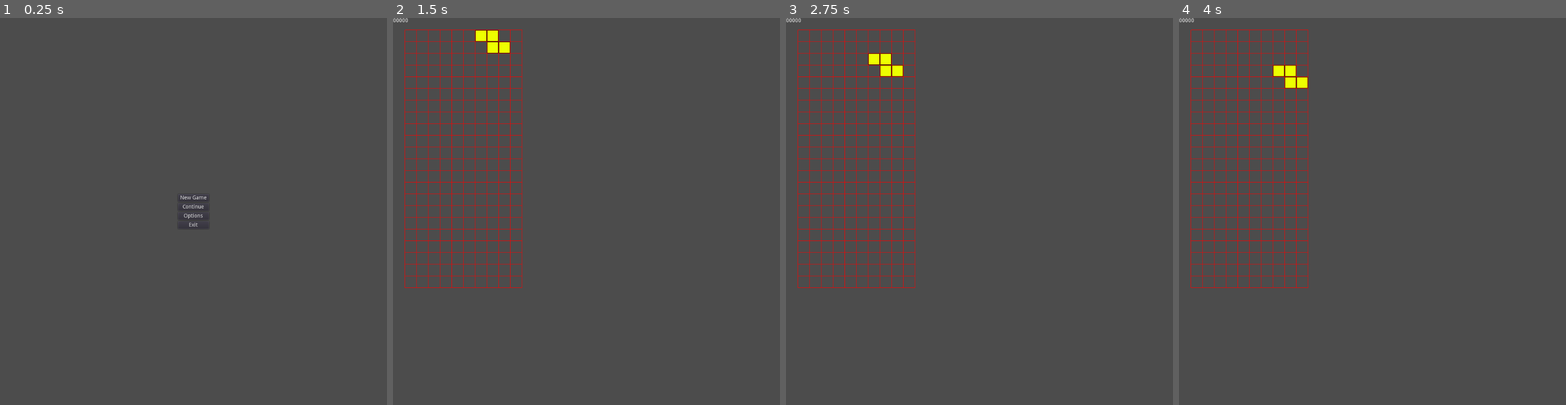
Above: before the commit, frames 1-4 (left to right).
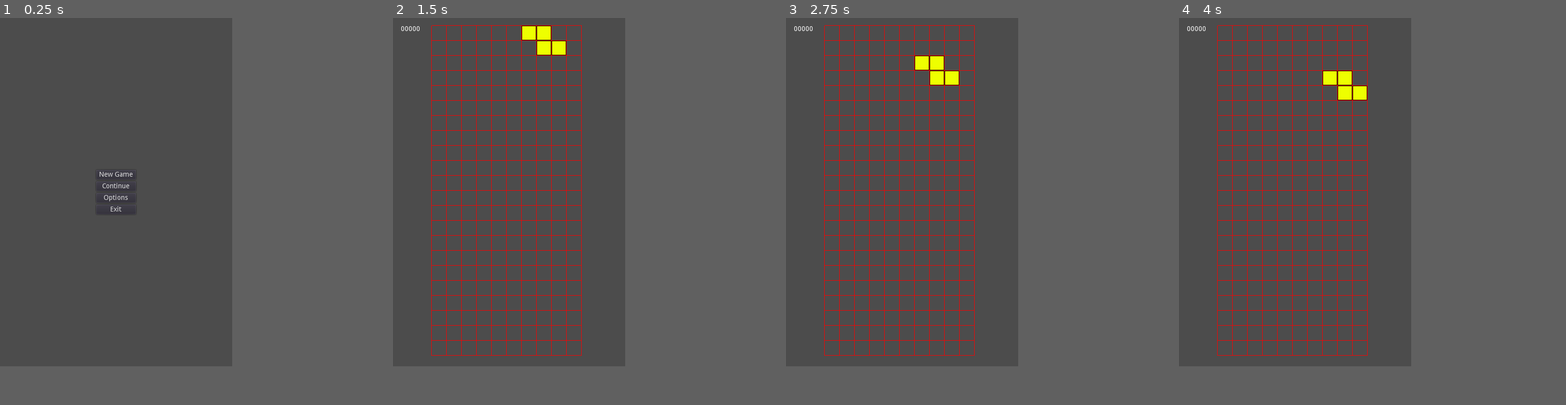
Above: after the commit, the same moments.

Repository: LaffertyDev/Shapes_Collider
Game: Godot game, scene res://main_menu/main_menu.tscn
The game is run twice, just before and just after one commit, with the same random seed, the same clock (stepped at 60 frames per second) and the same inputs.
Inputs:
- Up to frame 1 (0.25 s): no input
- Up to frame 2 (1.5 s): click "New Game" at 0.5 s; tap Enter at 1.25 s; hold Right (ui_right) from 1.28 s (still down)
- Up to frame 3 (2.75 s): tap Space at 2 s; release Right (ui_right) at 2.03 s; hold Down (ui_down) from 2.03 s (still down)
- Up to frame 4 (4 s): tap Enter at 2.75 s; release Down (ui_down) at 2.78 s; hold Right (ui_right) from 2.78 s (still down); tap Space at 3.5 s
The window is 800x800 before the commit and 480x720 after it. Grey fills any space a smaller window leaves; there, only what the larger window draws over its background counts as a difference.

The runs differ from the first frame. In frame 1, 0.3% of the frame differs, in the area x 25-54%, y 39-55%; in frame 2, 5.4%; in frame 3, 5.4%; in frame 4, 5.4%, in the area x 0-49%, y 0-88%.

Commit message:
set GUI constraints + window sizing

Diff:
--- a/project.godot
+++ b/project.godot
@@ -26,7 +26,11 @@
 
 [display]
 
-window/size/height=1024
+window/size/width=480
+window/size/height=720
+window/handheld/orientation="portrait"
+window/stretch/mode="viewport"
+window/stretch/aspect="keep"
 
 [input]
 
--- a/shapes_board/gui.tscn
+++ b/shapes_board/gui.tscn
@@ -10,7 +10,14 @@
 "_edit_use_anchors_": false
 }
 
-[node name="Score" type="Label" parent="."]
+[node name="MarginContainer" type="MarginContainer" parent="."]
+margin_left = 16.0
+margin_top = 16.0
+__meta__ = {
+"_edit_use_anchors_": false
+}
+
+[node name="Score" type="Label" parent="MarginContainer"]
 margin_right = 40.0
 margin_bottom = 14.0
 text = "00000"
--- a/shapes_board/shapes_board.tscn
+++ b/shapes_board/shapes_board.tscn
@@ -11,10 +11,12 @@
 autostart = true
 
 [node name="Grid" type="Node2D" parent="."]
-position = Vector2( 32, 32 )
+position = Vector2( 80, 16 )
 
 [node name="Background_Grid" parent="Grid" instance=ExtResource( 2 )]
 
 [node name="Control" parent="." instance=ExtResource( 3 )]
+anchor_right = 0.0
+anchor_bottom = 0.0
 [connection signal="score_points" from="." to="Control" method="_on_Score_Update"]
 [connection signal="timeout" from="ShapeTimer" to="." method="_on_ShapeTimer_timeout"]
